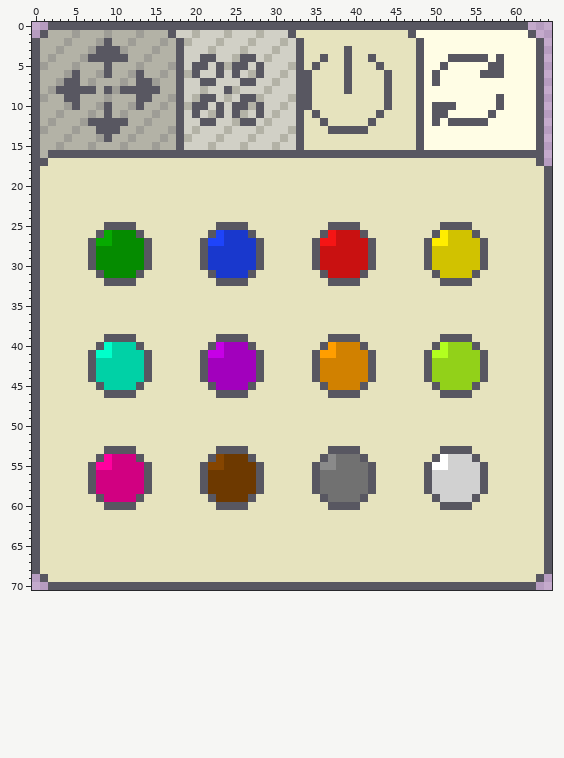
A pixel-art file gets an edit: assets/sprites/tooltip_sprite_64x64.aseprite. The picture above is the old version.
65x71 pixels, 1 frame.
Now the later version:
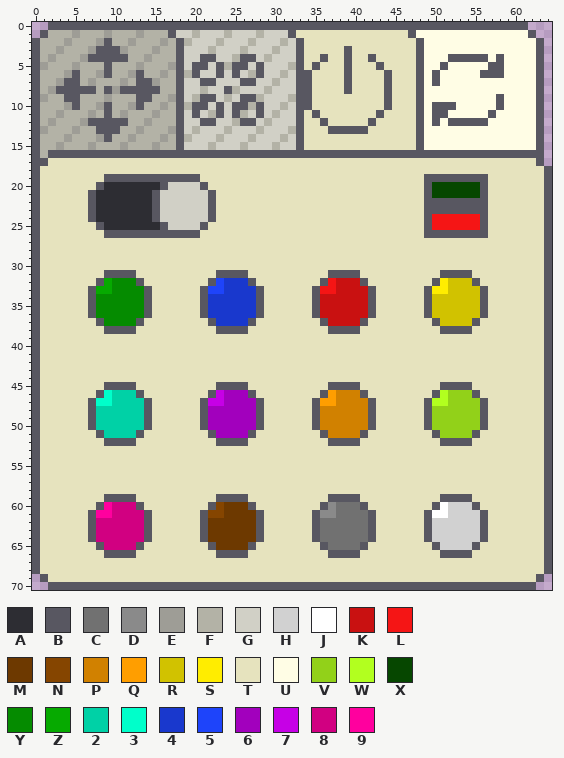
Palette (. is transparent): A #2d2d33  B #585761  C #717171  D #8a8a8a  E #9e9d96  F #b3b2a6  G #d1d0c6  H #d1d1d1  J #ffffff  K #c91111  L #f51515  M #6d3900  N #854500  P #d18100  Q #ff9e00  R #d1c200  S #ffed00  T #e6e3be  U #fffde5  V #92d119  W #b2ff1f  X #064700  Y #058b00  Z #06aa00  2 #00d1a6  3 #00ffca  4 #1938cd  5 #1e44fa  6 #a200bd  7 #c600e6  8 #d10081  9 #ff009e
Message: Toggle menu for tooltip settings
Change:
layer "Settings/Toggle/Colors_BG" added
layer "Settings/Toggle/Colors" multiply added
layer "Settings/Toggle/Starting_Mode_Off" added
layer "Settings/Toggle/Switch_Off" added
layer "Settings/Toggle/Switch_On" added
layer "Settings/Signal/BG" now hidden
layer "Settings/Signal/Colors" now hidden
Changed rows in their new state; - is an unchanged pixel.
first column x 7:
19 --BBBBBBBBBBBB----------------------------BBBBBBBB
20 -BAAAAAAABGGGGB---------------------------BXXXXXXB
21 BAAAAAAABGGGGGGB--------------------------BXXXXXXB
22 BAAAAAAABGGGGGGB--------------------------BBBBBBBB
23 BAAAAAAABGGGGGGB--------------------------BBBBBBBB
24 BAAAAAAABGGGGGGB--------------------------BLLLLLLB
25 -BAAAAAAABGGGGB-TTTT----------TTTT--------BLLLLLLB
26 -TBBBB-BBBBBBB-TTTTTT--------TTTTTT-------B-BBBB-B
27 TTTTTTTT------TTTTTTTT------TTTTTTTT------TTTTTTTT
28 TTTTTTTT------TTTTTTTT------TTTTTTTT------TTTTTTTT
29 TTTTTTTT------TTTTTTTT------TTTTTTTT------TTTTTTTT
30 TTTTTTTT------TTTTTTTT------TTTTTTTT------TTTTTTTT
31 -TBBBBT--------TBBBBT--------TBBBBT--------TBBBBT-
32 -BZYYYB--------B5444B--------BLKKKB--------BSRRRB-
33 BZZYYYYB------B554444B------BLLKKKKB------BSSRRRRB
34 BYYYYYYB------B444444B------BKKKKKKB------BRRRRRRB
35 BYYYYYYB------B444444B------BKKKKKKB------BRRRRRRB
36 BYYYYYYB------B444444B------BKKKKKKB------BRRRRRRB
37 -BYYYYB--------B4444B--------BKKKKB--------BRRRRB-
38 --BBBB----------BBBB----------BBBB----------BBBB--
39 --TTTT----------TTTT----------TTTT----------TTTT--
40 -TTTTTT--------TTTTTT--------TTTTTT--------TTTTTT-
41 TTTTTTTT------TTTTTTTT------TTTTTTTT------TTTTTTTT
42 TTTTTTTT------TTTTTTTT------TTTTTTTT------TTTTTTTT
43 TTTTTTTT------TTTTTTTT------TTTTTTTT------TTTTTTTT
44 TTTTTTTT------TTTTTTTT------TTTTTTTT------TTTTTTTT
45 -TBBBBT--------TBBBBT--------TBBBBT--------TBBBBT-
46 -B3222B--------B7666B--------BQPPPB--------BWVVVB-
47 B332222B------B776666B------BQQPPPPB------BWWVVVVB
48 B222222B------B666666B------BPPPPPPB------BVVVVVVB
49 B222222B------B666666B------BPPPPPPB------BVVVVVVB
50 B222222B------B666666B------BPPPPPPB------BVVVVVVB
51 -B2222B--------B6666B--------BPPPPB--------BVVVVB-
52 --BBBB----------BBBB----------BBBB----------BBBB--
53 --TTTT----------TTTT----------TTTT----------TTTT--
54 -TTTTTT--------TTTTTT--------TTTTTT--------TTTTTT-
55 TTTTTTTT------TTTTTTTT------TTTTTTTT------TTTTTTTT
56 TTTTTTTT------TTTTTTTT------TTTTTTTT------TTTTTTTT
57 TTTTTTTT------TTTTTTTT------TTTTTTTT------TTTTTTTT
58 TTTTTTTT------TTTTTTTT------TTTTTTTT------TTTTTTTT
59 -TBBBBT--------TBBBBT--------TBBBBT--------TBBBBT-
60 -B9888B--------BNMMMB--------BDCCCB--------BJHHHB-
61 B998888B------BNNMMMMB------BDDCCCCB------BJJHHHHB
62 B888888B------BMMMMMMB------BCCCCCCB------BHHHHHHB
63 B888888B------BMMMMMMB------BCCCCCCB------BHHHHHHB
64 B888888B------BMMMMMMB------BCCCCCCB------BHHHHHHB
65 -B8888B--------BMMMMB--------BCCCCB--------BHHHHB-
66 --BBBB----------BBBB----------BBBB----------BBBB--
